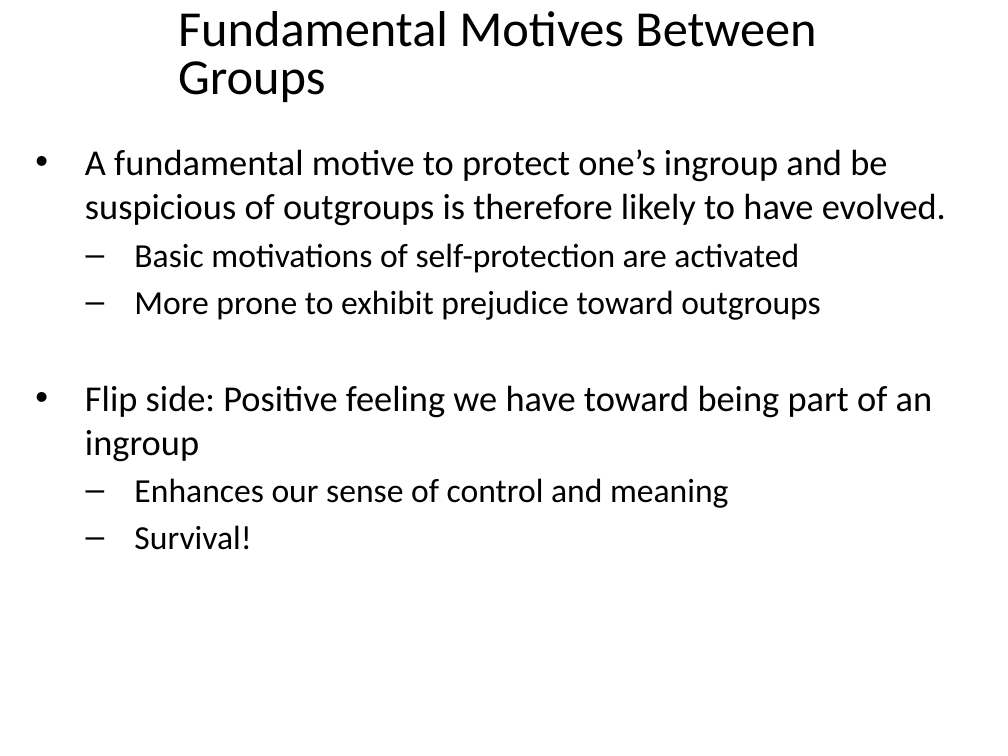
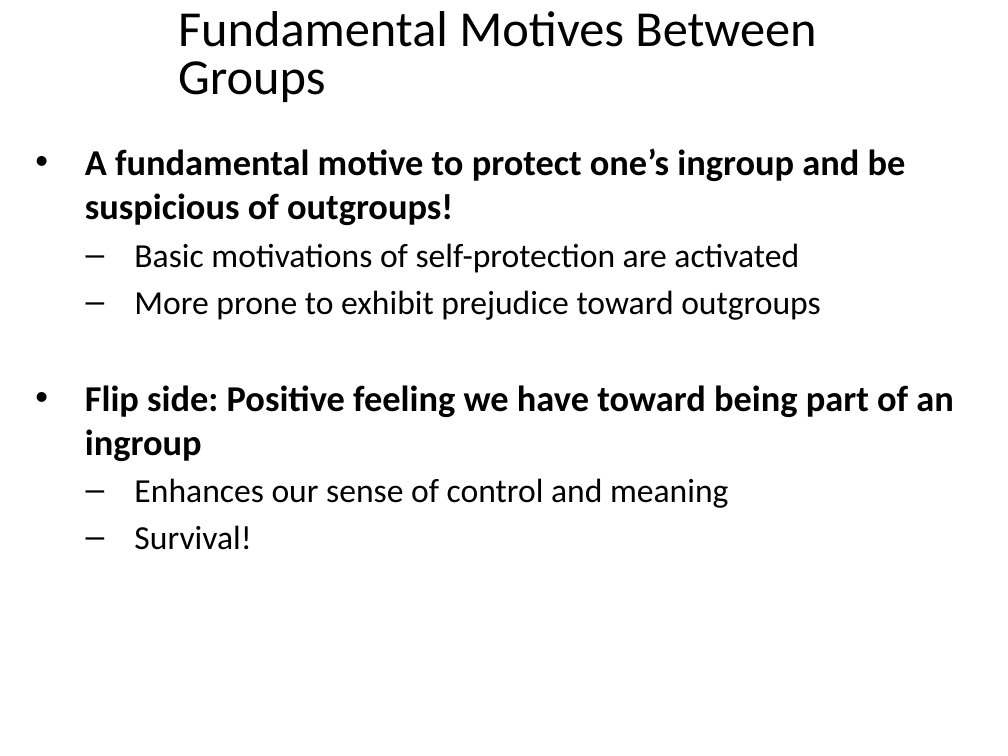
Before and after one commit to npm27/Teaching-Materials, a slide deck: slide 32 of Social Psych/Slides/6 Prejudice and Stereotypes.pptx (slide 34 before the commit). Drawn at 1008x756 pixels with LibreOffice and Linux fonts; fonts in the diff are those of the drawing. Boxes give left, top, right and bottom in pixels: in the first picture for what was removed or moved away, otherwise in the second. Text is boxed around its words. In the diff, an @@ line names an element or a change of style, - is before the commit and + after.

```diff
--- a/Social Psych/Slides/6 Prejudice and Stereotypes.pptx
+++ b/Social Psych/Slides/6 Prejudice and Stereotypes.pptx
@@ text at (85,148,906,225): text changed; bold on @@
-• A fundamental motive to protect one’s ingroup and be suspicious of outgroups is therefore likely to have evolved.
+• A fundamental motive to protect one’s ingroup and be suspicious of outgroups!
@@ text at (85,385,953,461): bold on in "Flip side: Positive feeling we have toward ..." @@
```
Also in this commit, not shown: 25 other slides changed, 6 slides added, 12 slides removed, 2 other files.
